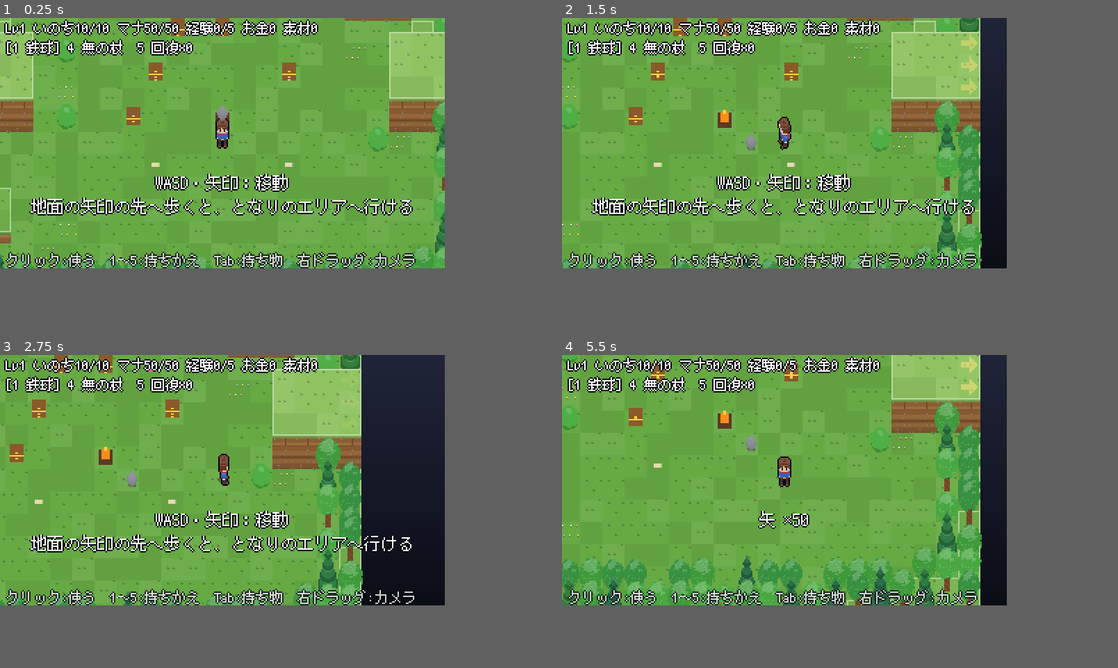
Above: before the commit, frames 1-4 (two rows, left to right).
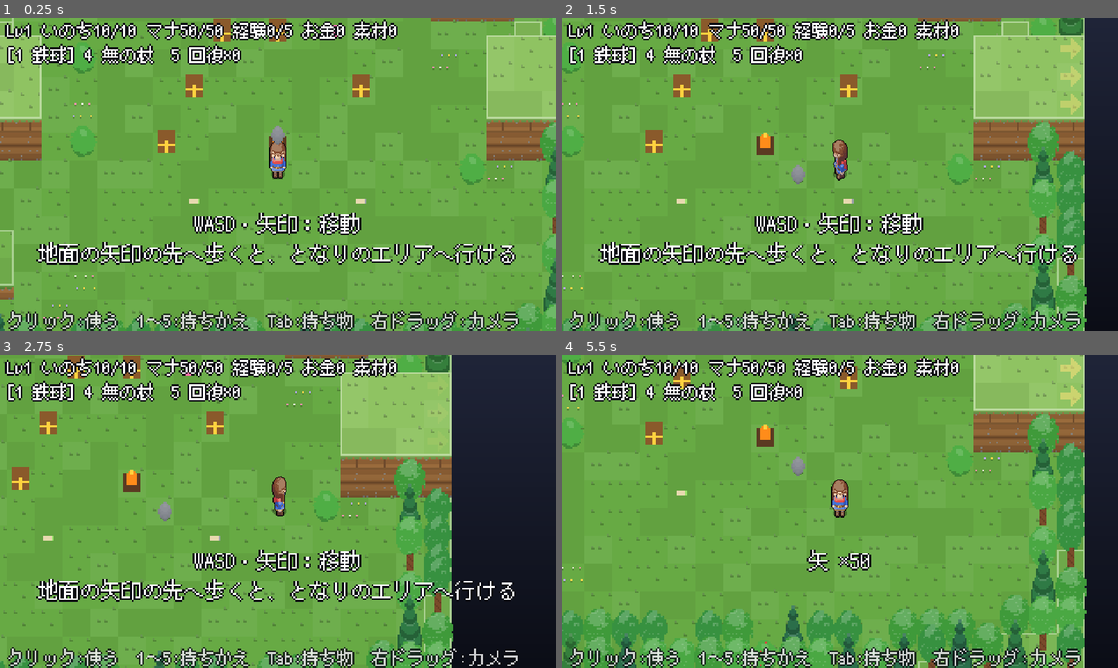
Above: after the commit, the same moments.

Repository: MiyazakiTakumi-724/dot-3d-game
Game: Godot game, scene res://scenes/field.tscn
The game is run twice, just before and just after one commit, with the same random seed, the same clock (stepped at 60 frames per second) and the same inputs.
Inputs (mouse positions are in pixels of both pictures, inside the frame that each line leads up to):
- Up to frame 1 (0.25 s): no input
- Up to frame 2 (1.5 s): tap Enter at 0.5 s; move the mouse to (884, 130) at 0.52 s; hold Right 0.53-1.25 s; tap Space at 0.6, 0.77, 1.07 s; click (884, 130) at 0.67 s; drag from (695, 155) to (762, 193) at 1.27 s
- Up to frame 3 (2.75 s): move the mouse to (266, 423) at 2.02 s; hold Right from 2.03 s (still down); tap Alt at 2.1 s; click (266, 423) at 2.17 s; tap Space at 2.3 s
- Up to frame 4 (5.5 s): release Right at 2.75 s; drag from (762, 530) to (650, 442) at 2.77 s; tap Space at 3.5, 3.77, 3.8, 4.07, 5.3 s; move the mouse to (917, 517) at 3.52 s; hold Left 3.53-4.25 s; tap 1 at 3.6 s; click (917, 517) at 3.67 s; drag from (650, 442) to (717, 417) at 4.27 s; move the mouse to (806, 480) at 5.02 s; hold Down from 5.03 s (still down); tap 3 at 5.1 s; click (806, 480) at 5.17 s
In our replay, the window is 640x360 before the commit and 800x450 after it. These sizes can differ from the game's own. Grey fills any space a smaller window leaves; there, only what the larger window draws over its background counts as a difference.

The runs differ from the first frame. In frame 1, 34% of the frame differs, in the area x 0-100%, y 0-100%; in frame 2, 47%; in frame 3, 57%; in frame 4, 52%.

Commit message:
画面を640×360にし、主人公を2倍の細かさで作り直す
- 本当の画面を640×360にし、シーンの根と CanvasLayer を2倍にして描く（ゲームの座標は320×180のまま。StackCamera.PIXEL_SCALE）
- マウスの位置はゲームの座標で読む（get_local_mouse_position）。右ドラッグの回る量も本当の画面のpxから直す
- StackSprite に voxel_scale（輪切り1枚の大きさ）と outline_color（ふち）を足した
- 主人公を28×28×38の細かさで作り直した（丸い頭、前髪と目、マフラー、ベルト、くつ。持つ物と防具も細かく）
- 影はまわりの空き方から面の向きを出して4段階に塗る（影は青紫、光は暖かい白に寄せる）
- 姿を作るのに時間がかかるので、持ちかえられる物の姿を先に作っておく（warm_hero_looks）

Co-Authored-By: Claude Opus 5.5 <noreply@anthropic.com>
Claude-Session: https://claude.ai/code/session_01V8ZRqLWkvLDpNQ265CHHcT

Diff:
--- a/project.godot
+++ b/project.godot
@@ -16,8 +16,8 @@
 
 [display]
 
-window/size/viewport_width=320
-window/size/viewport_height=180
+window/size/viewport_width=640
+window/size/viewport_height=360
 window/size/window_width_override=1280
 window/size/window_height_override=720
 window/stretch/mode="viewport"
--- a/scripts/game/ball.gd
+++ b/scripts/game/ball.gd
@@ -3,7 +3,7 @@
 ## 鉄球の見た目。持っていて手に持つ物に選んでいる間は、頭の上に乗せて描く（stowed の間は描かない）。強い鉄球は赤黒く描く。
 ## 落とす・拾う操作は各ステージが読む（試作1は X/Z、試作2は左クリックと歩いて拾う）。
 
-const HELD_LIFT_PX := 18.0  ## 主人公（HeroModel、18段）の頭の上
+const HELD_LIFT_PX := 19.0  ## 主人公（HeroModel、ゲームの座標で19px）の頭の上
 
 ## true の間は、持っていても描かない（ほかの物を手に持っているとき）
 var stowed := false
--- a/scripts/game/field.gd
+++ b/scripts/game/field.gd
@@ -125,6 +125,8 @@
 	menu.stats_changed.connect(apply_stats)
 	menu.skill_learned.connect(_on_skill_learned)
 	add_child(menu)
+	StackCamera.apply_pixel_scale(self)
+	warm_hero_looks()
 	_maybe_screenshot()
 
 ## エリアを作り直す。今のエリアの地形・敵・弾・印を片付け、id のエリアを cell から始める。
@@ -603,6 +605,16 @@
 			_popup(e.walker.pos, e.walker.height, dmg, Color.WHITE)
 	return true
 
+## 今の装備で持ちかえられる物の姿を、先に作っておく（姿を作るのに1つ50〜80msかかるので、持ちかえたときに止まらないように）。
+func warm_hero_looks() -> void:
+	var eq := run.inventory.equipment
+	var armor := eq.current(Equipment.Slot.ARMOR)
+	HeroModel.build("", armor).textures()
+	HeroModel.build("heal", armor).textures()
+	for slot in [Equipment.Slot.SWORD, Equipment.Slot.BOW, Equipment.Slot.STAFF]:
+		if eq.current(slot) != "":
+			HeroModel.build(eq.current(slot), armor).textures()
+
 ## 主人公が手に持って見せる物（HeroModel）。剣・弓・杖は品物の id、回復は "heal"、鉄球は ""（頭の上に乗せる）。
 func held_look() -> String:
 	match hotbar.selected:
@@ -666,7 +678,7 @@
 		return false
 	if not magic.try_cast(spell, mana):
 		return false
-	var aim := magic_aim_at(screen if screen != null else get_viewport().get_mouse_position())
+	var aim := magic_aim_at(screen if screen != null else get_local_mouse_position())
 	match spell:
 		Magic.Spell.NULL_BOLT, Magic.Spell.FIREBALL:
 			_launch_bolt(spell, aim)
@@ -891,6 +903,8 @@
 	notice("技能「%s」を覚えた！\n%s" % [skill, how.get(skill, "")], 4.0)
 
 func _on_picked(kind: RunState.PickupKind, amount: int) -> void:
+	if kind in [RunState.PickupKind.SWORD, RunState.PickupKind.BOW, RunState.PickupKind.STAFF_FIRE, RunState.PickupKind.ARMOR]:
+		warm_hero_looks()
 	match kind:
 		RunState.PickupKind.BOW:
 			notice("弓を手に入れた！\n3：持ちかえ　押して溜め、離して撃つ")
@@ -924,7 +938,7 @@
 
 ## カーソルが指している地面の点。
 func _aim_point() -> Vector2:
-	return camera.pick_ground(get_viewport().get_mouse_position(), map, MAX_HEIGHT)
+	return camera.pick_ground(get_local_mouse_position(), map, MAX_HEIGHT)
 
 ## カーソルの方を向かせ、鉄球が落ちる点に印を出す。
 func _update_aim() -> void:
@@ -938,7 +952,7 @@
 	var spell := current_spell() if playing and hotbar.selected == Hotbar.Item.STAFF else -1
 	if spell == Magic.Spell.NULL_BOLT or spell == Magic.Spell.FIREBALL:
 		# 魔法の弾：狙う高さに輪を浮かべ、その真下の地面に影を出す
-		var aim := magic_aim_at(get_viewport().get_mouse_position())
+		var aim := magic_aim_at(get_local_mouse_position())
 		target = aim["point"]
 		var c := HeightMap.world_to_cell(target)
 		show = map.in_bounds(c)
@@ -948,7 +962,7 @@
 		aim_reticle.lift_px = 4.0
 	elif spell >= 0:
 		# 火柱・炎の雨：届く所までの地面に影を出す
-		target = _spell_point(spell, magic_aim_at(get_viewport().get_mouse_position()))
+		target = _spell_point(spell, magic_aim_at(get_local_mouse_position()))
 		show = map.in_bounds(HeightMap.world_to_cell(target))
 	aim_reticle.force_hidden = not show_reticle
 	if playing and bow.charging:
--- a/scripts/game/hero_model.gd
+++ b/scripts/game/hero_model.gd
@@ -1,32 +1,45 @@
 class_name HeroModel
 extends RefCounted
 ## 主人公の姿（ボクセル）。頭の大きいちびキャラで、手に持つ物と防具が姿で分かる。
-## 前は +y、上は +z。体の真ん中が模型の真ん中（SIZE の半分）に来る。
+## ほかの物の2倍の細かさで作り、ボクセル1つを本当の画面の1pxで描く（VOXEL_SCALE）。ゲームの座標では 14×14×19 の大きさ。
+## 前は +y、上は +z。体の真ん中が模型の真ん中（SIZE の半分）に来る。左右の x は 27 − x で写す。
 ## build(手に持つ品物の id, 防具の id) で作る。持つ物：剣・弓・杖は品物の id、回復は "heal"、何も持たない（鉄球）は ""。
 
-const SIZE := Vector3i(14, 14, 18)
-
-const SKIN := Color("f4dcc0")
-const CHEEK := Color("f6a7a7")
-const EYE := Color("2a2238")
-const HAIR := Color("6b3a22")
-const TUNIC := Color("3b6dd8")
-const PANTS := Color("3a3552")
-const BOOTS := Color("5a3a28")
-const BELT := Color("6b4426")
-const GOLD := Color("e8c04a")
-const SCARF := Color("d23c3c")
+const SIZE := Vector3i(28, 28, 38)
+const VOXEL_SCALE := 0.5  ## = 1 / StackCamera.PIXEL_SCALE
+## 杖の先の玉の、手前の横の1つ（杖を持っているときだけある。玉の色そのまま）
+const STAFF_TIP := Vector3i(20, 16, 33)
+
+const SKIN := Color("f7d3b0")
+const CHEEK := Color("f29a9a")
+const MOUTH := Color("c4685c")
+const EYE := Color("2b2140")
+const IRIS := Color("4a74e8")
+const EYE_SHINE := Color("ffffff")
+const HAIR := Color("7a3f24")
+const TUNIC := Color("3567d6")
+const TRIM := Color("f2c14e")
+const PANTS := Color("3b3456")
+const BOOTS := Color("6a3f2a")
+const SOLE := Color("3a2418")
+const BELT := Color("7b4a2b")
+const GOLD := Color("f2c14e")
+const SCARF := Color("e0413f")
 const ARMOR_COLOR := Color("aab6c6")
-const STEEL := Color("dfe6ee")
-const WOOD := Color("9a6a3a")
-const STRING := Color("eee4cc")
+const STEEL := Color("dfe7f0")
+const WOOD := Color("a26b3c")
+const STRING := Color("f1e6c8")
 const NONE_ORB := Color("c8b6ff")
 const FIRE_ORB := Color("ff7a2e")
 const POTION := Color("ff6fa8")
+const GLASS_SHINE := Color("ffe6f1")
+## 影は青紫へ、光は暖かい白へ寄せる（色相をずらして、暗い所も濁らないように）
+const SHADOW := Color("2b1d47")
+const LIGHT := Color("fff3d6")
 
 static var _cache := {}
 
-## 姿を作る（同じ組み合わせは使い回す）。上を向いた面は明るく、横の面は暗くしてある。
+## 姿を作る（同じ組み合わせは使い回す）。上を向いた面は明るく、ふちは光り、横と下は暗い。
 static func build(held: String, armor: String) -> VoxelModel:
 	var key := held + "|" + armor
 	if not _cache.has(key):
@@ -38,6 +51,7 @@
 	var m := VoxelModel.new()
 	m.size = SIZE
 	_body(m)
+	_head(m)
 	if armor != "":
 		_armor(m)
 	match ItemCatalog.slot(held) if ItemCatalog.exists(held) else -1:
@@ -57,109 +71,216 @@
 		return FIRE_ORB
 	return NONE_ORB
 
+# ---------------------------------------------------------------- 形を作る道具
+
 static func _fill(m: VoxelModel, from: Vector3i, to: Vector3i, c: Color) -> void:
 	for z in range(from.z, to.z + 1):
 		for y in range(from.y, to.y + 1):
 			for x in range(from.x, to.x + 1):
 				m.set_voxel(Vector3i(x, y, z), c)
 
+## 左右の両方に置く（x を 27 − x に写したものも）。
+static func _both(m: VoxelModel, from: Vector3i, to: Vector3i, c: Color) -> void:
+	_fill(m, from, to, c)
+	_fill(m, Vector3i(27 - to.x, from.y, from.z), Vector3i(27 - from.x, to.y, to.z), c)
+
 static func _clear(m: VoxelModel, p: Vector3i) -> void:
 	m.set_voxel(p, Color(0, 0, 0, 0))
 
+## 箱の縦の4つの角を落とす（丸く見せる）。
+static func _round_box(m: VoxelModel, from: Vector3i, to: Vector3i, c: Color) -> void:
+	_fill(m, from, to, c)
+	for z in range(from.z, to.z + 1):
+		for p in [Vector2i(from.x, from.y), Vector2i(to.x, from.y), Vector2i(from.x, to.y), Vector2i(to.x, to.y)]:
+			_clear(m, Vector3i(p.x, p.y, z))
+
+static func _inside_ellipsoid(p: Vector3i, center: Vector3, radius: Vector3) -> bool:
+	var d := (Vector3(p) - center) / radius
+	return d.length_squared() <= 1.0
+
+static func _ellipsoid(m: VoxelModel, center: Vector3, radius: Vector3, c: Color, keep := Callable()) -> void:
+	for z in range(int(floor(center.z - radius.z)), int(ceil(center.z + radius.z)) + 1):
+		for y in range(int(floor(center.y - radius.y)), int(ceil(center.y + radius.y)) + 1):
+			for x in range(int(floor(center.x - radius.x)), int(ceil(center.x + radius.x)) + 1):
+				var p := Vector3i(x, y, z)
+				if _inside_ellipsoid(p, center, radius) and (not keep.is_valid() or keep.call(p)):
+					m.set_voxel(p, c)
+
+## 前（+y）から見て、列 (x, z) の一番手前にある肌のボクセルの色を変える（顔に目や口を描く）。
+static func _paint_face(m: VoxelModel, x: int, z: int, c: Color) -> void:
+	for y in range(SIZE.y - 1, -1, -1):
+		var v := m.get_voxel(Vector3i(x, y, z))
+		if v.a > 0.0:
+			if v == SKIN:
+				m.set_voxel(Vector3i(x, y, z), c)
+			return
+
+# ---------------------------------------------------------------- 体
+
+const HEAD_CENTER := Vector3(13.5, 13.5, 26.5)
+const HEAD_RADIUS := Vector3(8.2, 7.2, 8.0)
+
 static func _body(m: VoxelModel) -> void:
-	# 足（くつは前へ少し出す）とズボン
-	for lx in [4, 8]:
-		_fill(m, Vector3i(lx, 6, 0), Vector3i(lx + 1, 8, 1), BOOTS)
-		m.set_voxel(Vector3i(lx, 9, 0), BOOTS)
-		m.set_voxel(Vector3i(lx + 1, 9, 0), BOOTS)
-		_fill(m, Vector3i(lx, 6, 2), Vector3i(lx + 1, 8, 3), PANTS)
-	# 胴（服）とベルト
-	_fill(m, Vector3i(4, 5, 4), Vector3i(9, 8, 8), TUNIC)
-	_fill(m, Vector3i(4, 5, 4), Vector3i(9, 8, 4), BELT)
-	m.set_voxel(Vector3i(6, 8, 4), GOLD)
-	m.set_voxel(Vector3i(7, 8, 4), GOLD)
+	# くつ（底は暗く、つま先は前へ）とズボン
+	_both(m, Vector3i(9, 11, 0), Vector3i(12, 16, 3), BOOTS)
+	_both(m, Vector3i(9, 17, 0), Vector3i(12, 17, 1), BOOTS)
+	_both(m, Vector3i(9, 11, 0), Vector3i(12, 17, 0), SOLE)
+	_both(m, Vector3i(9, 12, 4), Vector3i(12, 15, 7), PANTS)
+	# 服：すそは少し広がって、金のふち
+	_round_box(m, Vector3i(7, 9, 8), Vector3i(20, 18, 9), TUNIC)
+	for y in range(9, 19):
+		for x in range(7, 21):
+			if (x == 7 or x == 20 or y == 9 or y == 18) and m.get_voxel(Vector3i(x, y, 8)).a > 0.0:
+				m.set_voxel(Vector3i(x, y, 8), TRIM)
+	_round_box(m, Vector3i(8, 10, 10), Vector3i(19, 17, 17), TUNIC)
+	# ベルトと、前の金の留め金
+	_round_box(m, Vector3i(8, 10, 11), Vector3i(19, 17, 12), BELT)
+	_fill(m, Vector3i(12, 18, 11), Vector3i(15, 18, 12), GOLD)
+	_fill(m, Vector3i(13, 18, 11), Vector3i(14, 18, 12), BELT)
 	# 腕（そで）と手
-	for ax in [3, 10]:
-		_fill(m, Vector3i(ax, 6, 5), Vector3i(ax, 7, 8), TUNIC)
-		_fill(m, Vector3i(ax, 6, 4), Vector3i(ax, 7, 4), SKIN)
-	# 首のマフラー（後ろに垂れる）
-	_fill(m, Vector3i(4, 5, 8), Vector3i(9, 8, 8), SCARF)
-	_fill(m, Vector3i(8, 4, 5), Vector3i(9, 4, 8), SCARF)
-	# 頭（大きめ）
-	_fill(m, Vector3i(3, 4, 9), Vector3i(10, 9, 15), SKIN)
-	# 髪：てっぺん、後ろ、横、前髪
-	_fill(m, Vector3i(3, 4, 14), Vector3i(10, 9, 15), HAIR)
-	_fill(m, Vector3i(3, 4, 10), Vector3i(10, 5, 15), HAIR)
-	_fill(m, Vector3i(3, 4, 11), Vector3i(3, 9, 15), HAIR)
-	_fill(m, Vector3i(10, 4, 11), Vector3i(10, 9, 15), HAIR)
-	for bx in [4, 5, 7, 8, 9]:
-		m.set_voxel(Vector3i(bx, 9, 13), HAIR)
-	_fill(m, Vector3i(6, 6, 16), Vector3i(7, 7, 16), HAIR)  # アホ毛
-	m.set_voxel(Vector3i(7, 7, 17), HAIR)
-	# 頭の角を落として丸くする（縦の4つの角と、てっぺん・あごのふち）
-	for z in range(9, 16):
-		for c in [Vector2i(3, 4), Vector2i(10, 4), Vector2i(3, 9), Vector2i(10, 9)]:
-			_clear(m, Vector3i(c.x, c.y, z))
-	for z in [9, 15]:
-		for x in range(3, 11):
-			_clear(m, Vector3i(x, 4, z))
-			_clear(m, Vector3i(x, 9, z))
-		for y in range(4, 10):
-			_clear(m, Vector3i(3, y, z))
-			_clear(m, Vector3i(10, y, z))
-	# 目とほお
-	for ex in [5, 8]:
-		_fill(m, Vector3i(ex, 9, 11), Vector3i(ex, 9, 12), EYE)
-	m.set_voxel(Vector3i(4, 9, 10), CHEEK)
-	m.set_voxel(Vector3i(9, 9, 10), CHEEK)
+	_both(m, Vector3i(5, 12, 11), Vector3i(7, 15, 17), TUNIC)
+	_both(m, Vector3i(5, 12, 8), Vector3i(7, 15, 10), SKIN)
+	for z in [8, 17]:
+		for y in [12, 15]:
+			_clear(m, Vector3i(5, y, z))
+			_clear(m, Vector3i(22, y, z))
+	# 首のマフラーと、後ろに垂れるはし
+	_round_box(m, Vector3i(8, 10, 16), Vector3i(19, 17, 18), SCARF)
+	_round_box(m, Vector3i(9, 11, 19), Vector3i(18, 16, 19), SCARF)
+	_fill(m, Vector3i(15, 8, 9), Vector3i(18, 9, 17), SCARF)
+	_fill(m, Vector3i(16, 7, 8), Vector3i(18, 7, 11), SCARF)
+
+static func _head(m: VoxelModel) -> void:
+	# 顔
+	_ellipsoid(m, HEAD_CENTER, HEAD_RADIUS, SKIN)
+	# 髪：頭より一回り大きく、てっぺんと後ろと横をおおう（顔の前は空けて、45°の見下ろしでも顔が見えるように）
+	var shell := HEAD_RADIUS + Vector3(0.9, 0.9, 0.7)
+	_ellipsoid(m, HEAD_CENTER, shell, HAIR, func(p: Vector3i) -> bool:
+		return p.z >= 31 or p.y <= 12 or (p.z >= 24 and absf(p.x - 13.5) >= 6.5 and p.y <= 16))
+	# 前髪（ぎざぎざに下りる）
+	var fringe := [0, 1, 2, 1, 0, 2, 1, 0, 1, 2, 0, 1, 2, 0, 1, 2, 1]
+	for x in range(5, 22):
+		for z in range(29 - fringe[x - 5], 36):
+			_paint_face(m, x, z, HAIR)
+	# 顔の横に下りる髪
+	_both(m, Vector3i(5, 15, 20), Vector3i(6, 18, 29), HAIR)
+	# アホ毛
+	m.set_voxel(Vector3i(14, 14, 36), HAIR)
+	m.set_voxel(Vector3i(15, 14, 36), HAIR)
+	m.set_voxel(Vector3i(15, 15, 37), HAIR)
+	m.set_voxel(Vector3i(16, 15, 37), HAIR)
+	# 目（上は濃く、下は青。光を1つ）
+	for ex in [9, 17]:
+		for x in [ex, ex + 1]:
+			_paint_face(m, x, 26, EYE)
+			_paint_face(m, x, 25, EYE)
+			_paint_face(m, x, 24, IRIS)
+			_paint_face(m, x, 23, IRIS)
+		_paint_face(m, ex, 25, EYE_SHINE)
+	# ほおと口
+	for x in [7, 8, 19, 20]:
+		_paint_face(m, x, 22, CHEEK)
+	for x in [13, 14]:
+		_paint_face(m, x, 21, MOUTH)
 
 static func _armor(m: VoxelModel) -> void:
-	# 胸当てと肩当て
-	_fill(m, Vector3i(4, 8, 5), Vector3i(9, 8, 7), ARMOR_COLOR)
-	_fill(m, Vector3i(4, 5, 5), Vector3i(4, 8, 7), ARMOR_COLOR)
-	_fill(m, Vector3i(9, 5, 5), Vector3i(9, 8, 7), ARMOR_COLOR)
-	for ax in [3, 10]:
-		_fill(m, Vector3i(ax, 5, 8), Vector3i(ax, 8, 8), ARMOR_COLOR)
+	# 胸当て（胴のまわり）と、金の鋲
+	for z in range(13, 17):
+		for y in range(10, 18):
+			for x in range(8, 20):
+				if (x == 8 or x == 19 or y == 10 or y == 17) and m.get_voxel(Vector3i(x, y, z)).a > 0.0:
+					m.set_voxel(Vector3i(x, y, z), ARMOR_COLOR)
+	_fill(m, Vector3i(13, 17, 14), Vector3i(14, 17, 15), GOLD)
+	# 肩当て（丸い）
+	for cx in [6.0, 21.0]:
+		_ellipsoid(m, Vector3(cx, 13.5, 17.0), Vector3(2.6, 3.0, 1.8), ARMOR_COLOR)
+
+# ---------------------------------------------------------------- 手に持つ物
 
 ## 剣：右手に持ち、前へ突き出す。
 static func _sword(m: VoxelModel) -> void:
-	_fill(m, Vector3i(11, 6, 5), Vector3i(11, 7, 5), BELT)  # 柄
-	_fill(m, Vector3i(10, 8, 5), Vector3i(12, 8, 5), GOLD)  # つば
-	_fill(m, Vector3i(11, 9, 5), Vector3i(11, 13, 5), STEEL)  # 刃
+	_fill(m, Vector3i(21, 12, 9), Vector3i(22, 12, 10), GOLD)  # 柄頭
+	_fill(m, Vector3i(21, 13, 9), Vector3i(22, 16, 10), BELT)  # 柄
+	_fill(m, Vector3i(19, 17, 9), Vector3i(24, 17, 10), GOLD)  # つば
+	_fill(m, Vector3i(21, 18, 9), Vector3i(22, 26, 10), STEEL)  # 刃
+	m.set_voxel(Vector3i(21, 27, 9), STEEL)  # 切っ先
 
 ## 弓：両手で前に構える（上から見て弧が見えるように、横に寝かせる）。
 static func _bow(m: VoxelModel) -> void:
-	var limb := [Vector2i(1, 10), Vector2i(2, 11), Vector2i(3, 12), Vector2i(4, 12), Vector2i(5, 13), Vector2i(6, 13),
-		Vector2i(7, 13), Vector2i(8, 13), Vector2i(9, 12), Vector2i(10, 12), Vector2i(11, 11), Vector2i(12, 10)]
-	for p: Vector2i in limb:
-		_fill(m, Vector3i(p.x, p.y, 5), Vector3i(p.x, p.y, 6), WOOD)
-	_fill(m, Vector3i(2, 10, 6), Vector3i(11, 10, 6), STRING)
+	var ends := []
+	for k in 41:
+		var a := deg_to_rad(-75.0 + 150.0 * k / 40.0)
+		var p := Vector2(13.5 + 11.5 * sin(a), 17.0 + 9.0 * cos(a))
+		var c := Vector2i(roundi(p.x), roundi(p.y))
+		_fill(m, Vector3i(c.x, c.y, 10), Vector3i(c.x, c.y, 11), WOOD)
+		if k == 0 or k == 40:
+			ends.append(c)
+	_fill(m, Vector3i(13, 25, 10), Vector3i(14, 26, 11), BELT)  # 握り
+	var y: int = ends[0].y
+	_fill(m, Vector3i(ends[0].x + 1, y, 11), Vector3i(ends[1].x - 1, y, 11), STRING)
 	# 両手を前へ
-	for ax in [3, 10]:
-		_fill(m, Vector3i(ax, 8, 5), Vector3i(ax, 9, 5), SKIN)
+	_both(m, Vector3i(6, 16, 10), Vector3i(8, 18, 11), SKIN)
 
 ## 杖：右手で立てて持つ。先の玉の色で杖の種類が分かる。
 static func _staff(m: VoxelModel, orb: Color) -> void:
-	_fill(m, Vector3i(11, 8, 1), Vector3i(11, 8, 13), WOOD)
-	_fill(m, Vector3i(10, 8, 15), Vector3i(12, 8, 15), orb)
-	_fill(m, Vector3i(11, 7, 14), Vector3i(11, 9, 16), orb)
-	m.set_voxel(Vector3i(11, 8, 15), orb.lightened(0.5))
-
-## 回復の薬：右手に持つ。
+	_fill(m, Vector3i(22, 16, 1), Vector3i(23, 17, 29), WOOD)
+	for y in range(15, 19):
+		for x in range(21, 25):
+			if x == 21 or x == 24 or y == 15 or y == 18:
+				_fill(m, Vector3i(x, y, 29), Vector3i(x, y, 30), GOLD)
+	_ellipsoid(m, Vector3(22.5, 16.5, 33.0), Vector3(2.6, 2.6, 2.6), orb)
+	_fill(m, Vector3i(22, 16, 33), Vector3i(23, 17, 34), orb.lightened(0.45))
+
+## 回復の薬：右手に持つ（丸いびん）。
 static func _potion(m: VoxelModel) -> void:
-	_fill(m, Vector3i(11, 7, 4), Vector3i(12, 8, 6), POTION)
-	m.set_voxel(Vector3i(11, 7, 7), BELT)
-
-## 上が空いているボクセル（上を向いた面）は明るく、ほかは少し暗くする。
+	_ellipsoid(m, Vector3(22.5, 16.5, 10.5), Vector3(2.6, 2.6, 2.4), POTION)
+	_fill(m, Vector3i(22, 16, 13), Vector3i(23, 17, 14), GLASS_SHINE)
+	_fill(m, Vector3i(22, 16, 15), Vector3i(23, 17, 15), BELT)
+	m.set_voxel(Vector3i(21, 18, 11), GLASS_SHINE)
+
+# ---------------------------------------------------------------- 影
+
+## 光の向き（上から、少し前と左から）
+const LIGHT_DIR := Vector3(-0.3, 0.45, 1.0)
+
+## 影をつける。まわりの空いている向きから面の向きを出し、光の当たり方で4段階に塗る（明るい・ふつう・影・濃い影）。
+## 影は青紫へ、明るい所は暖かい白へ寄せる。輪切りのふちごとに縞が出ないよう、ボクセル1つの上下だけでなく、まわり全部で向きを決める。
 static func _shade(src: VoxelModel) -> VoxelModel:
+	var sx := src.size.x
+	var sy := src.size.y
+	var sz := src.size.z
+	var occ := PackedByteArray()
+	occ.resize(sx * sy * sz)
+	var vox := src.voxels()
+	for p: Vector3i in vox:
+		if vox[p].a > 0.0:
+			occ[(p.z * sy + p.y) * sx + p.x] = 1
+	var light := LIGHT_DIR.normalized()
 	var m := VoxelModel.new()
 	m.size = src.size
-	for z in src.size.z:
-		for y in src.size.y:
-			for x in src.size.x:
-				var c := src.get_voxel(Vector3i(x, y, z))
-				if c.a <= 0.0:
-					continue
-				var top := src.get_voxel(Vector3i(x, y, z + 1)).a <= 0.0
-				m.set_voxel(Vector3i(x, y, z), c.lightened(0.12) if top else c.darkened(0.1))
+	for p: Vector3i in vox:
+		var c: Color = vox[p]
+		if c.a <= 0.0:
+			continue
+		var n := Vector3.ZERO
+		for dz in [-1, 0, 1]:
+			for dy in [-1, 0, 1]:
+				for dx in [-1, 0, 1]:
+					var q := p + Vector3i(dx, dy, dz)
+					var empty := q.x < 0 or q.y < 0 or q.z < 0 or q.x >= sx or q.y >= sy or q.z >= sz \
+						or occ[(q.z * sy + q.y) * sx + q.x] == 0
+					if empty:
+						n += Vector3(dx, dy, dz)
+		var out := c.lerp(SHADOW, 0.2)
+		if n != Vector3.ZERO:
+			var k := n.normalized().dot(light)
+			if k > 0.72:
+				out = c.lerp(LIGHT, 0.35)
+			elif k > 0.3:
+				out = c.lerp(LIGHT, 0.08)
+			elif k > -0.15:
+				out = c.lerp(SHADOW, 0.2)
+			else:
+				out = c.lerp(SHADOW, 0.38)
+		m.set_voxel(p, out)
 	return m
--- a/scripts/game/inventory_menu.gd
+++ b/scripts/game/inventory_menu.gd
@@ -72,6 +72,8 @@
 	_portrait.camera = _portrait_cam
 	_portrait.always_redraw = true
 	_portrait.shadow_radius = 4.0
+	_portrait.voxel_scale = HeroModel.VOXEL_SCALE
+	_portrait.outline_color = Player.OUTLINE_COLOR
 	_portrait.set_model(HeroModel.build("", ""))
 	holder.add_child(_portrait)
 	# 左に武器、右に防具の枠
--- a/scripts/game/player.gd
+++ b/scripts/game/player.gd
@@ -26,7 +26,7 @@
 var can_crouch := false
 var crouching := false
 const CROUCH_SPEED := 0.5
-const CROUCH_HIDE_LAYERS := 4  ## しゃがむと下の輪切り（足）をこれだけ描かず、体を下げる
+const CROUCH_HIDE_LAYERS := 8  ## しゃがむと下の輪切り（足）をこれだけ描かず、体を下げる（主人公は細かく描くので、ゲームの座標で4px）
 const OUTLINE_COLOR := Color(0.09, 0.07, 0.12)  ## 体のまわりのふち（草の上でも見分けやすく）
 ## 今の姿（手に持つ物と防具）。set_look で変える
 var held_look := ""
@@ -54,6 +54,8 @@
 	sort_by_cell = true
 	always_redraw = true  # 向きが変わる
 	shadow_radius = 4.0
+	voxel_scale = HeroModel.VOXEL_SCALE
+	outline_color = OUTLINE_COLOR
 	set_model(HeroModel.build(held_look, armor_look))
 	_sync()
 
@@ -161,18 +163,7 @@
 	# 向いている方向の目印が回るよう、モデルの「前」(+y) を facing に合わせる
 	var face_angle := mover.facing.angle() - PI / 2
 	_draw_shadow()
-	var skip := CROUCH_HIDE_LAYERS if crouching else 0
-	var rot := face_angle - camera.angle
-	# 先に全部の輪切りを上下左右へ1pxずらして暗い色で描き、ふちにする
-	for i in range(skip, _layers.size()):
-		var t := _layers[i]
-		for off in [Vector2.LEFT, Vector2.RIGHT, Vector2.UP, Vector2.DOWN]:
-			draw_set_transform(Vector2(0, skip - i) + off, rot, Vector2.ONE)
-			draw_texture(t, -t.get_size() * 0.5, OUTLINE_COLOR)
-	for i in range(skip, _layers.size()):
-		var t := _layers[i]
-		draw_set_transform(Vector2(0, skip - i), rot, Vector2.ONE)
-		draw_texture(t, -t.get_size() * 0.5)
+	_draw_stack(face_angle - camera.angle, CROUCH_HIDE_LAYERS if crouching else 0)
 	draw_set_transform(Vector2.ZERO, 0.0, Vector2.ONE)
 	if _swing_t > 0.0:
 		# 向いている方（画面の上での向き）に、体の真ん中の高さで弧を描く。落下斬りは橙で太く
@@ -182,7 +173,7 @@
 	if _spin_t > 0.0:
 		draw_arc(Vector2(0, -4), 16.0, 0.0, TAU, 20, Color(1, 1, 1, 0.9), 2.0)
 	if charge >= 0.0:
-		var y := -_layers.size() - 4.0  # 頭の上（弓を持っている間は、鉄球は頭に乗せていない）
+		var y := -_layers.size() * voxel_scale - 4.0  # 頭の上（弓を持っている間は、鉄球は頭に乗せていない）
 		var k := (charge - Bow.MIN_RATE) / (1.0 - Bow.MIN_RATE)
 		draw_rect(Rect2(-7, y, 14, 3), Color(0.05, 0.05, 0.08))
 		draw_rect(Rect2(-6, y + 1, 12.0 * k, 1), Color("ffd23f") if k >= 1.0 else Color("e8d9b0"))
--- a/scripts/game/stage_01.gd
+++ b/scripts/game/stage_01.gd
@@ -67,6 +67,7 @@
 		enemies.append(enemy)
 	state = StageState.new(enemies.size())
 	_build_ui()
+	StackCamera.apply_pixel_scale(self)
 	_maybe_screenshot()
 
 func _build_map() -> void:
--- a/scripts/render/stack_camera.gd
+++ b/scripts/render/stack_camera.gd
@@ -4,6 +4,16 @@
 ## Q / E、またはマウスの右ボタンを押したまま左右に動かして回す（左クリックはアイテムを使うボタン）。
 
 const SCREEN_CENTER := Vector2(160, 90)
+## 本当の画面（640×360）は、ゲームの画面の座標（320×180）の2倍の細かさ。シーンの根と CanvasLayer をこの倍率で大きくする。
+## 細かい物（主人公など）は、ボクセル1つを本当の画面の1pxで描く（StackSprite.voxel_scale = 1 / PIXEL_SCALE）。
+const PIXEL_SCALE := 2
+
+## シーンの根 root と、その子の CanvasLayer を PIXEL_SCALE 倍にする（ゲームの座標は 320×180 のまま）。
+static func apply_pixel_scale(root: Node2D) -> void:
+	root.scale = Vector2.ONE * PIXEL_SCALE
+	for c in root.get_children():
+		if c is CanvasLayer:
+			c.scale = Vector2.ONE * PIXEL_SCALE
 const TURN_SPEED := PI / 2  # 1秒で90°
 const MOUSE_SENSITIVITY := 0.012  # 画面1pxあたりの回転量（ラジアン）
 
@@ -25,7 +35,7 @@
 func _unhandled_input(event: InputEvent) -> void:
 	if event is InputEventMouseMotion:
 		if event.button_mask & MOUSE_BUTTON_MASK_RIGHT:
-			angle = wrapf(angle + event.relative.x * MOUSE_SENSITIVITY, -PI, PI)
+			angle = wrapf(angle + event.relative.x / PIXEL_SCALE * MOUSE_SENSITIVITY, -PI, PI)
 
 ## world を真ん中に、高さ height_px をなめらかに追いかける（段を登ったときに画面が跳ねないように）。
 func follow(world: Vector2, height_px: float, delta: float) -> void:
--- a/scripts/render/stack_sprite.gd
+++ b/scripts/render/stack_sprite.gd
@@ -18,6 +18,11 @@
 var sort_map: HeightMap
 var sort_radius := 5.0
 var _layers: Array[ImageTexture] = []
+## 輪切り1枚（ボクセル1つ）の大きさ（ゲームの座標のpx）。細かく描く物（主人公）は 1 / StackCamera.PIXEL_SCALE にして、
+## ボクセル1つを本当の画面の1pxで描く。
+var voxel_scale := 1.0
+## a が0より大きければ、形のまわりにこの色のふち（本当の画面の1px）を描く
+var outline_color := Color(0, 0, 0, 0)
 ## true の間は描かない。visible は画面外かどうかで毎フレーム書き換えるので、隠したいときはこちらを使う。
 var force_hidden := false
 ## true なら毎フレーム描き直す（向きが変わるプレイヤーや敵など）。
@@ -87,7 +92,7 @@
 func _on_screen() -> bool:
 	var m := VISIBLE_MARGIN
 	return position.x > -m and position.x < 320.0 + m \
-		and position.y + m > 0.0 and position.y - _layers.size() - m < 180.0
+		and position.y + m > 0.0 and position.y - _layers.size() * voxel_scale - m < 180.0
 
 ## 足元の影。横長の楕円（ドット絵らしく、少ない色の半透明の黒）。
 func _draw_shadow() -> void:
@@ -105,12 +110,25 @@
 		return
 	_drawn_angle = camera.angle
 	_draw_shadow()
-	for i in _layers.size():
-		var t := _layers[i]
-		draw_set_transform(Vector2(0, -i), -camera.angle, Vector2.ONE)
-		draw_texture(t, -t.get_size() * 0.5)
+	_draw_stack(-camera.angle)
 	_draw_rim()
 	draw_set_transform(Vector2.ZERO, 0.0, Vector2.ONE)
+
+## 輪切りを下から重ねて描く。rot は画面の上での回転、skip は描かない下の輪切りの数（その分だけ下げて描く）。
+## outline_color があれば、先に全部の輪切りを上下左右へ本当の画面の1pxずらして描き、ふちにする。
+func _draw_stack(rot: float, skip := 0) -> void:
+	var s := Vector2.ONE * voxel_scale
+	if outline_color.a > 0.0:
+		var d := 1.0 / StackCamera.PIXEL_SCALE
+		for i in range(skip, _layers.size()):
+			var t := _layers[i]
+			for off in [Vector2(-d, 0), Vector2(d, 0), Vector2(0, -d), Vector2(0, d)]:
+				draw_set_transform(Vector2(0, (skip - i) * voxel_scale) + off, rot, s)
+				draw_texture(t, -t.get_size() * 0.5, outline_color)
+	for i in range(skip, _layers.size()):
+		var t := _layers[i]
+		draw_set_transform(Vector2(0, (skip - i) * voxel_scale), rot, s)
+		draw_texture(t, -t.get_size() * 0.5)
 
 ## 上の面のふちの明るい線（地面の柱だけ）。
 func _draw_rim() -> void:
--- a/scripts/render/voxel_model.gd
+++ b/scripts/render/voxel_model.gd
@@ -14,6 +14,10 @@
 	if p.x >= 0 and p.y >= 0 and p.z >= 0 and p.x < size.x and p.y < size.y and p.z < size.z:
 		_voxels[p] = c
 		_textures = []  # 使い回している側の配列は空にしない（新しい配列にする）
+
+## 置いてあるボクセル（位置 → 色）。読むだけに使う。
+func voxels() -> Dictionary:
+	return _voxels
 
 ## そのボクセルの色。何もなければ透明。
 func get_voxel(p: Vector3i) -> Color:
--- a/tests/test_camera_mouse.gd
+++ b/tests/test_camera_mouse.gd
@@ -12,10 +12,11 @@
 	_drag(c, 50, MOUSE_BUTTON_MASK_LEFT)
 	assert_eq(c.angle, 0.0)
 
+## 右ドラッグで回す。動いた量は本当の画面（640×360）のpxなので、ゲームの座標のpxに直して回す
 func test_drag_right_button_also_rotates():
 	var c: StackCamera = autofree(StackCamera.new())
 	_drag(c, -20, MOUSE_BUTTON_MASK_RIGHT)
-	assert_almost_eq(c.angle, -20 * StackCamera.MOUSE_SENSITIVITY, 0.0001)
+	assert_almost_eq(c.angle, -20.0 / StackCamera.PIXEL_SCALE * StackCamera.MOUSE_SENSITIVITY, 0.0001)
 
 func test_move_without_button_does_nothing():
 	var c: StackCamera = autofree(StackCamera.new())
--- a/tests/test_field.gd
+++ b/tests/test_field.gd
@@ -771,6 +771,13 @@
 	assert_eq([f.player.held_look, f.player.armor_look], ["sword_1", "armor_1"])
 	assert_same(f.player._layers, HeroModel.build("sword_1", "armor_1").textures())
 
+## 本当の画面は640×360で、ゲームの座標（320×180）を2倍にして描く。主人公はボクセル1つを本当の画面の1pxで、ふちを付けて描く
+func test_pixel_scale_and_fine_hero():
+	assert_eq(f.scale, Vector2.ONE * StackCamera.PIXEL_SCALE)
+	assert_eq(f.player.voxel_scale, 1.0 / StackCamera.PIXEL_SCALE)
+	assert_gt(f.player.outline_color.a, 0.0)
+	assert_eq(f.menu.scale, Vector2.ONE * StackCamera.PIXEL_SCALE)
+
 ## インベントリの姿は、選んでいる枠の品物を持つ
 func test_portrait_holds_selected_slot_item():
 	f.run.inventory.equipment.gain("staff_fire_3")
--- a/tests/test_hero_model.gd
+++ b/tests/test_hero_model.gd
@@ -40,9 +40,9 @@
 func test_sword_points_forward():
 	assert_gt(_front_most(HeroModel.build("sword_1", "")), _front_most(HeroModel.build("", "")))
 
-## 杖は頭の横に、頭のてっぺんの高さまで立っていて、先の玉の色が杖の種類で違う
+## 杖は頭の横に立っていて、先の玉の色が杖の種類で違う
 func test_staff_stands_up_with_colored_orb():
-	var tip := Vector3i(11, 8, 16)
+	var tip := HeroModel.STAFF_TIP
 	assert_eq(HeroModel.raw("", "").get_voxel(tip).a, 0.0)
 	assert_eq(HeroModel.raw("staff_none_1", "").get_voxel(tip), HeroModel.NONE_ORB)
 	assert_eq(HeroModel.raw("staff_fire_3", "").get_voxel(tip), HeroModel.FIRE_ORB)
Not shown, changed: CLAUDE.md
Not shown, changed: docs/design.md
